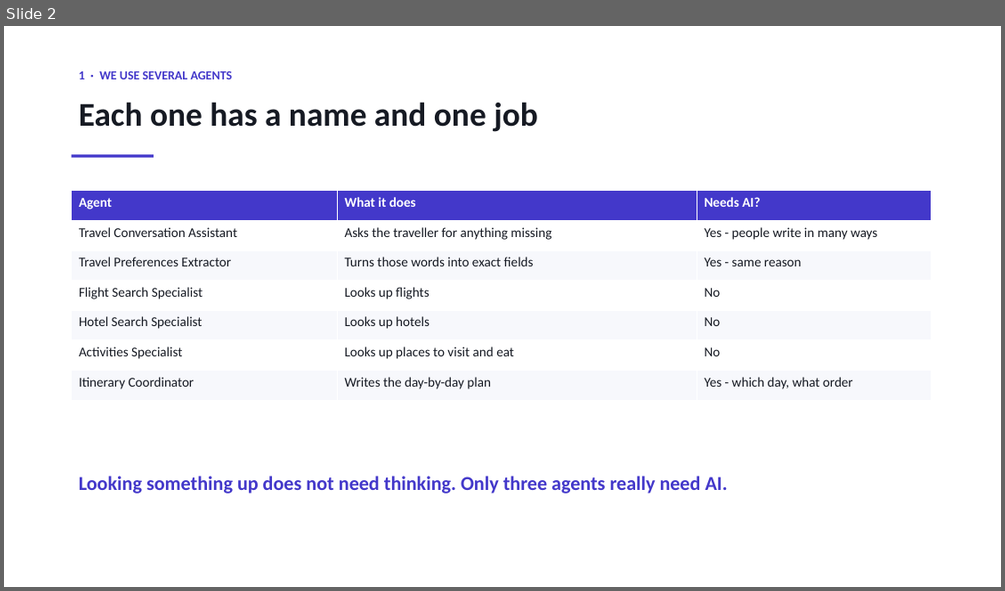
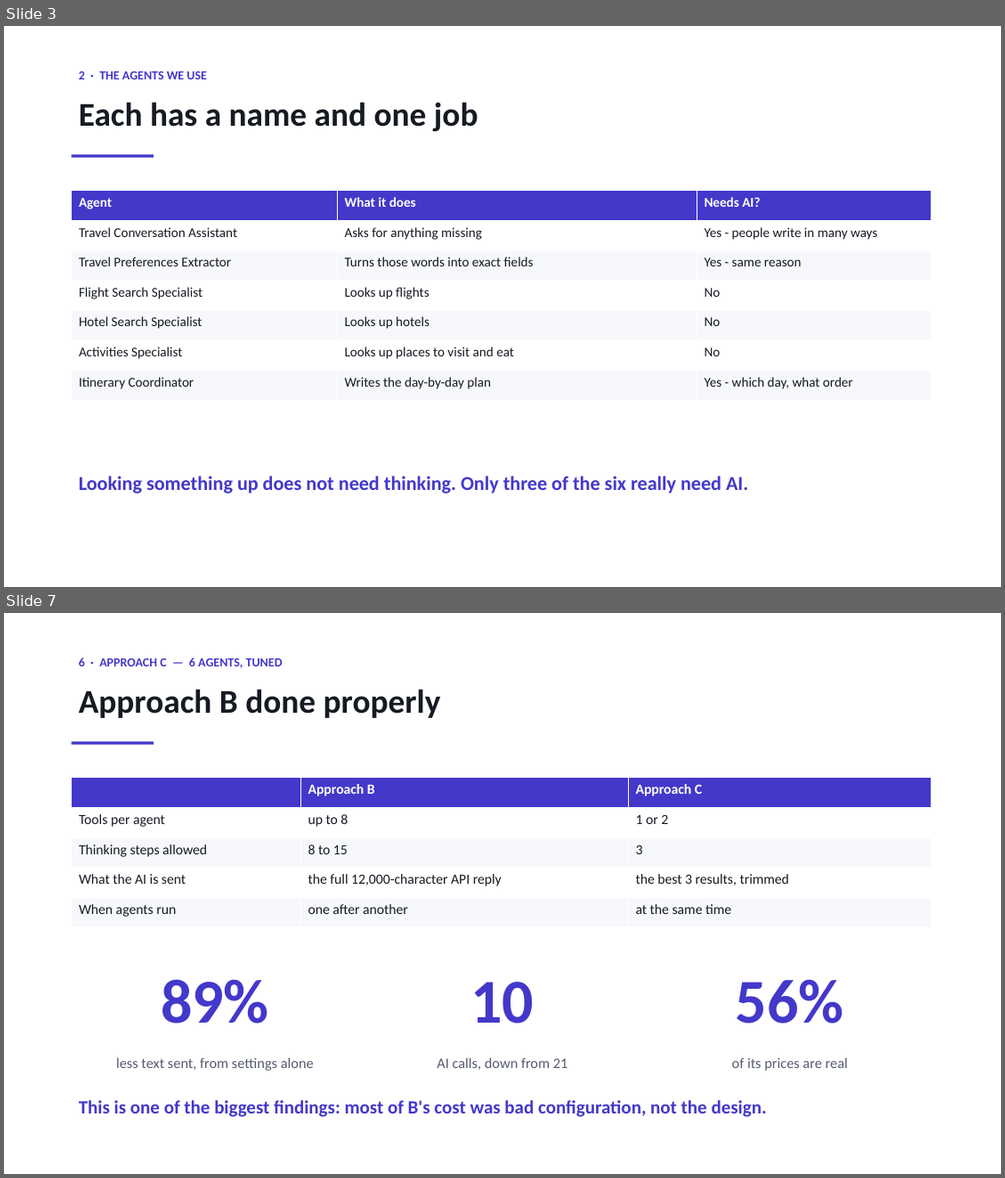
Before and after one commit to sherali143/Trip-Planner, a slide deck: submission/CMP7200_Viva_Presentation.pptx. Shown one above the other, each under a label of ours: slide 2 before the commit, slides 3 and 7 after it; the slides between them are not shown. The pictures are 1005x591 and 1005x1178 pixels, drawn with LibreOffice and Linux fonts; fonts in the diff are those of the drawing. Boxes give left, top, right and bottom in pixels: in the first picture for what was removed or moved away, otherwise in the second. Text is boxed around its words. In the diff, an @@ line names an element or a change of style, - is before the commit and + after.

```diff
--- a/submission/CMP7200_Viva_Presentation.pptx
+++ b/submission/CMP7200_Viva_Presentation.pptx
@@ slide 7 added at (4,613,1001,1174), background #FFFFFF @@
@@ text added at (79,657,283,668), 12 pt, text #4338CA, bold @@
+6 · APPROACH C — 6 AGENTS, TUNED
@@ text added at (79,689,441,718), 32 pt, text #161A23, bold @@
+Approach B done properly
@@ rectangle added at (72,742,154,745), fill #4338CA @@
@@ table added at (72,778,931,927), 5 rows, 3 columns @@
+ | Approach B | Approach C
+Tools per agent | up to 8 | 1 or 2
+Thinking steps allowed | 8 to 15 | 3
+What the AI is sent | the full 12,000-character API reply | the best 3 results, trimmed
+When agents run | one after another | at the same time
@@ text added at (161,979,269,1023), 60 pt, text #4338CA, bold @@
+89%
@@ text added at (471,981,534,1023), 60 pt, text #4338CA, bold @@
+10
@@ text added at (736,979,844,1023), 60 pt, text #4338CA, bold @@
+56%
@@ text added at (116,1057,314,1070), 14 pt, text #545C6E @@
+less text sent, from settings alone
@@ text added at (437,1057,568,1070), 14 pt, text #545C6E @@
+AI calls, down from 21
@@ text added at (732,1057,848,1070), 14 pt, text #545C6E @@
+of its prices are real
@@ text added at (79,1100,767,1117), 18 pt, text #4338CA, bold @@
+This is one of the biggest findings: most of B's cost was bad configuration, not the design.
@@ what was slide 2 is now slide 3 @@
@@ slide 3 changed as well @@
@@ text at (79,71,207,79): text changed @@
-1 · WE USE SEVERAL AGENTS
+2 · THE AGENTS WE USE
@@ text at (79,102,478,132): text changed @@
-Each one has a name and one job
+Each has a name and one job
@@ table at (72,191,931,400) @@
-row 2, column 2: Asks the traveller for anything missing
+row 2, column 2: Asks for anything missing
@@ text at (79,475,748,493): text changed @@
-Looking something up does not need thinking. Only three agents really need AI.
+Looking something up does not need thinking. Only three of the six really need AI.
```
Also in this commit, not shown: 2 other slides changed, 8 other slides added, 7 slides removed, 3 other files.
